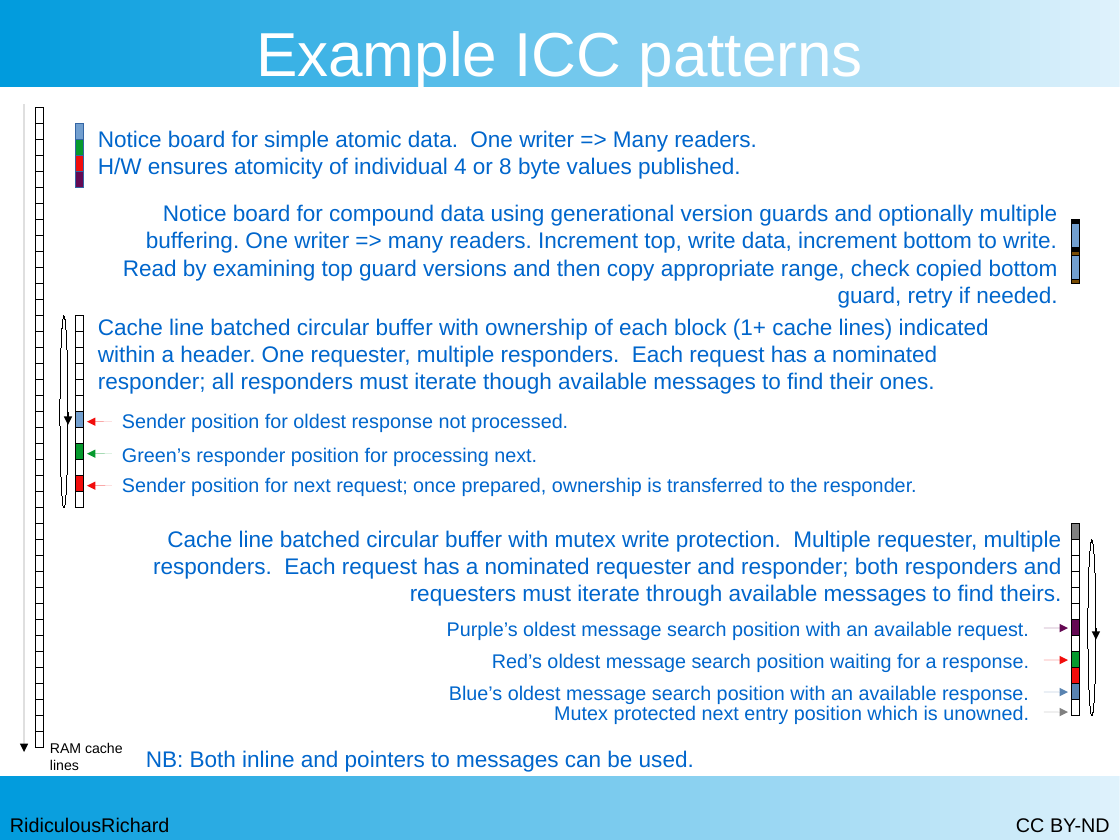
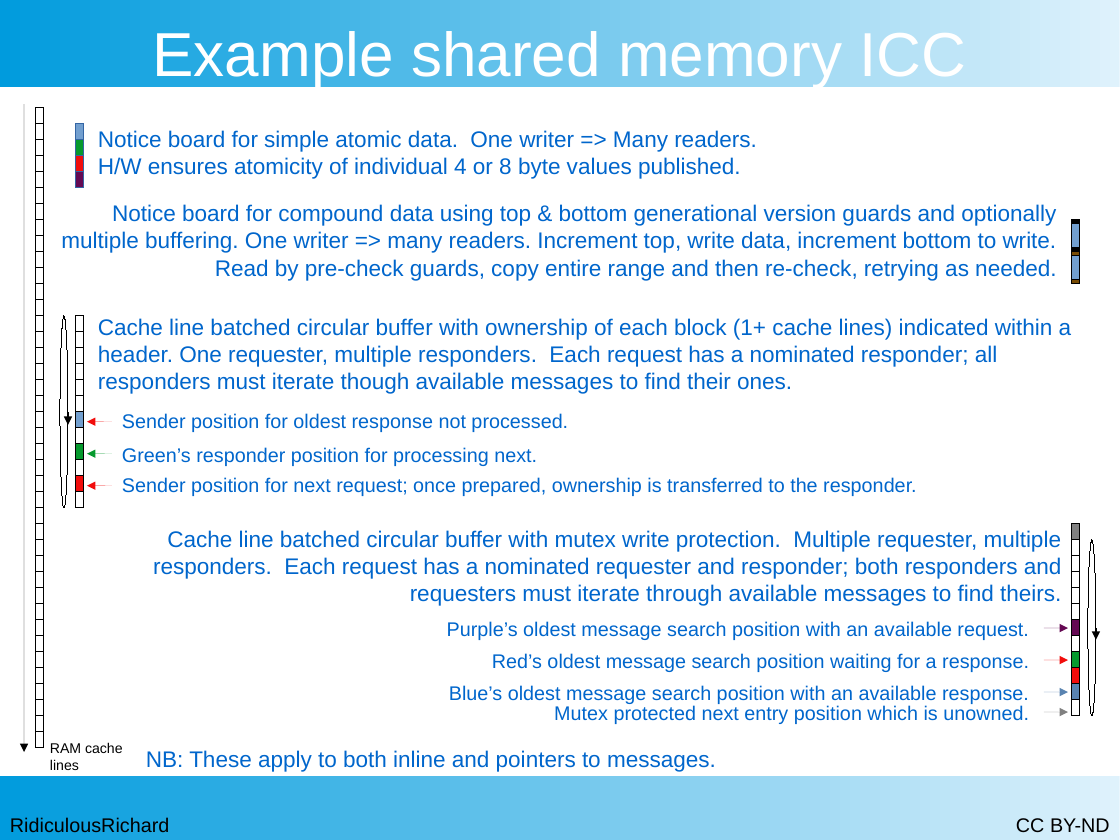
Before and after one commit to RidiculousRichard/presentations, a slide deck: slide 5 of Demystifying ICC.odp. Drawn at 1120x840 pixels with LibreOffice and Linux fonts; fonts in the diff are those of the drawing. Boxes give left, top, right and bottom in pixels: in the first picture for what was removed or moved away, otherwise in the second. Text is boxed around its words. In the diff, an @@ line names an element or a change of style, - is before the commit and + after.

Commit message:
Updating ICC presentation

```diff
--- a/Demystifying ICC.odp
+++ b/Demystifying ICC.odp
@@ title at [152,31,966,87]: text changed @@
-Example ICC patterns
+Example shared memory ICC
@@ text at [61,204,1057,281]: text changed @@
-Notice board for compound data using generational version guards and optionally multiple buffering. One writer => many readers. Increment top, write data, increment bottom to write.
-Read by examining top guard versions and then copy appropriate range, check copied bottom guard, retry if needed.
+Notice board for compound data using top & bottom generational version guards and optionally multiple buffering. One writer => many readers. Increment top, write data, increment bottom to write. Read by pre-check guards, copy entire range and then re-check, retrying as needed.
@@ text "Cache line batched circular buffer ..." rewrapped from [98,318,989,394] to [98,318,1072,394] @@
@@ text at [146,750,716,772]: text changed @@
-NB: Both inline and pointers to messages can be used.
+NB: These apply to both inline and pointers to messages.
```
Also in this commit, not shown: 1 other slide changed, 1 slide added.
